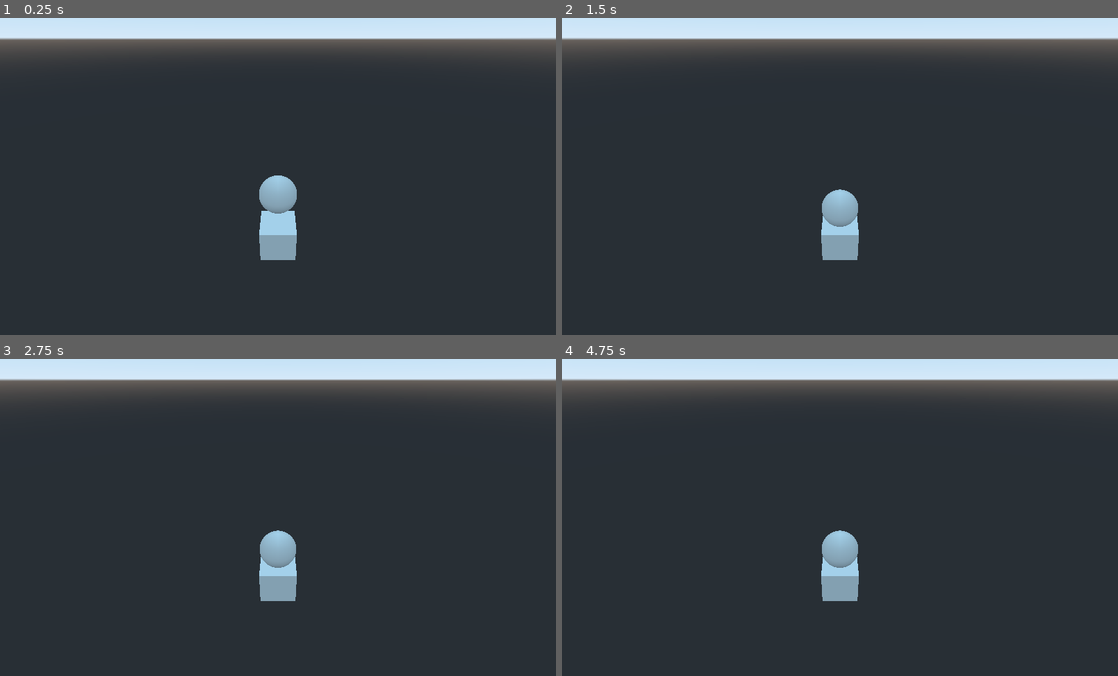
Above: before the commit, frames 1-4 (two rows, left to right).
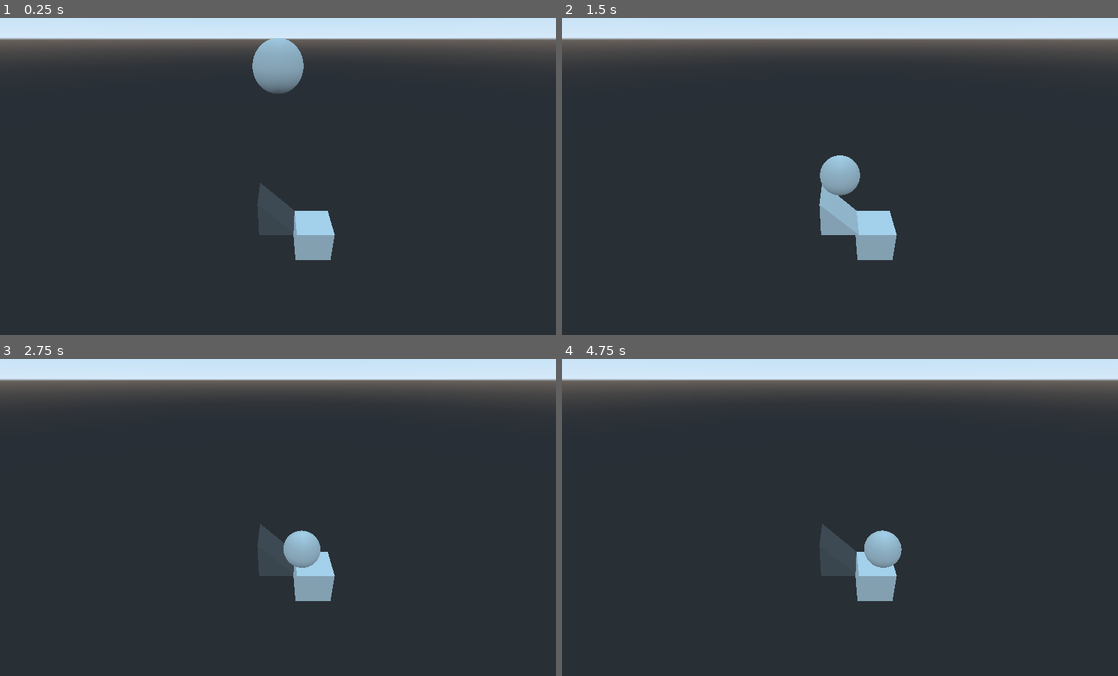
Above: after the commit, the same moments.

Repository: lpszeto/Ramp_Rush
Game: Godot game, scene res://Main.tscn
The game is run twice, just before and just after one commit, with the same random seed, the same clock (stepped at 60 frames per second) and the same inputs.
Inputs:
- Up to frame 1 (0.25 s): no input
- Up to frame 2 (1.5 s): tap Enter (ui_accept) at 0.5, 1.35 s; hold Enter (ui_accept) 0.53-1.28 s
- Up to frame 3 (2.75 s): tap Enter (ui_accept) at 1.52, 1.82 s; hold Enter (ui_accept) from 2.03 s (still down)
- Up to frame 4 (4.75 s): release Enter (ui_accept) at 2.78 s; tap Enter (ui_accept) at 2.85, 3.02, 3.32, 4.35, 4.52 s; hold Enter (ui_accept) 3.53-4.28 s

The runs differ from the first frame. In frame 1, 4.0% of the frame differs, in the area x 45-61%, y 6-77%; in frame 2, 2.7%; in frame 3, 2.6%; in frame 4, 2.9%.

Commit message:
Made ramp toggle
Toggle the ramp on and off of use

Diff:
--- a/Ramp Rush/Main.tscn
+++ b/Ramp Rush/Main.tscn
@@ -1,7 +1,8 @@
-[gd_scene load_steps=3 format=2]
+[gd_scene load_steps=4 format=2]
 
 [ext_resource path="res://Ball.tscn" type="PackedScene" id=1]
 [ext_resource path="res://BaseBlock.tscn" type="PackedScene" id=2]
+[ext_resource path="res://Ramp.tscn" type="PackedScene" id=3]
 
 [node name="Main" type="Node"]
 
@@ -9,6 +10,11 @@
 transform = Transform( 1, 0, 0, 0, 0.866025, 0.5, 0, -0.5, 0.866025, 0, 10, 10 )
 
 [node name="BaseBlock" parent="." instance=ExtResource( 2 )]
+transform = Transform( 1, 0, 0, 0, 1, 0, 0, 0, 1, 2, 0, 0 )
 
 [node name="Ball" parent="." instance=ExtResource( 1 )]
-transform = Transform( 1, 0, 0, 0, 1, 0, 0, 0, 1, 0, 3.15419, 0 )
+transform = Transform( 1, 0, 0, 0, 1, 0, 0, 0, 1, 0, 9.15419, 0 )
+gravity_scale = 0.5
+
+[node name="Ramp" parent="." instance=ExtResource( 3 )]
+transform = Transform( 1, 0, 0, 0, 1, 0, 0, 0, 1, 0, 2, 0 )
--- /dev/null
+++ b/Ramp Rush/Ramp.gd
@@ -0,0 +1,34 @@
+extends StaticBody
+
+export var inUse = false
+
+var newMaterial = SpatialMaterial.new()
+var oldMaterial = SpatialMaterial.new()
+
+func _ready():
+	#sets the colors
+	newMaterial.albedo_color = Color(1, 1, 1, 0.2)
+	oldMaterial.albedo_color = Color(1, 1, 1, 1)
+
+	newMaterial.flags_transparent = true
+
+	#this sets the default condition
+	$CollisionShape.disabled = true
+	$MeshInstance.set_surface_material(0, newMaterial)
+
+#change the layer to none and the color fo a lower alpha value when not used
+#
+func _unhandled_input(event):
+	if event.is_action_pressed("ui_accept"):
+		toggleUse()
+
+func toggleUse():
+	#changes it from ramp placed to not placed
+		if inUse:
+			$CollisionShape.disabled = true
+			$MeshInstance.set_surface_material(0, newMaterial)
+
+		else:
+			$CollisionShape.disabled = false
+			$MeshInstance.set_surface_material(0, oldMaterial)
+		inUse = !inUse
--- /dev/null
+++ b/Ramp Rush/Ramp.tscn
@@ -0,0 +1,22 @@
+[gd_scene load_steps=5 format=2]
+
+[ext_resource path="res://Ramp.gd" type="Script" id=1]
+
+[sub_resource type="ConvexPolygonShape" id=1]
+margin = 0.001
+points = PoolVector3Array( -1, 1, -1, -1, -1, -1, -1, 1, 1, -1, -1, 1, 1, -1, 1, 1, -1, -1 )
+
+[sub_resource type="SpatialMaterial" id=3]
+
+[sub_resource type="PrismMesh" id=2]
+material = SubResource( 3 )
+left_to_right = 0.0
+
+[node name="Ramp" type="StaticBody"]
+script = ExtResource( 1 )
+
+[node name="CollisionShape" type="CollisionShape" parent="."]
+shape = SubResource( 1 )
+
+[node name="MeshInstance" type="MeshInstance" parent="."]
+mesh = SubResource( 2 )
